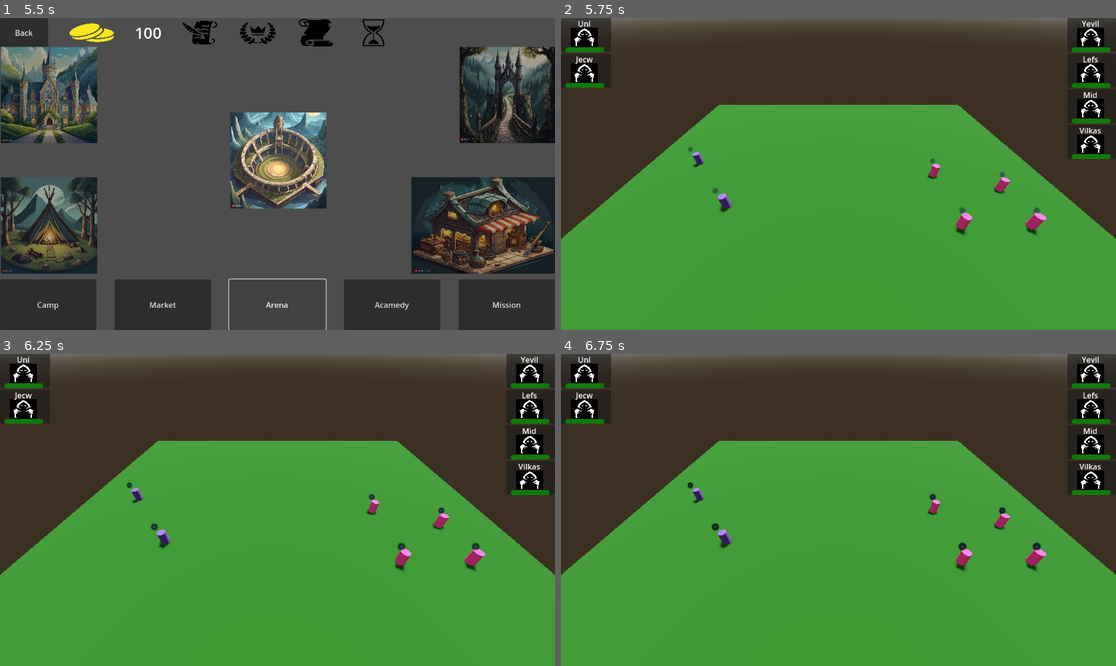
Above: before the commit, frames 1-4 (two rows, left to right).
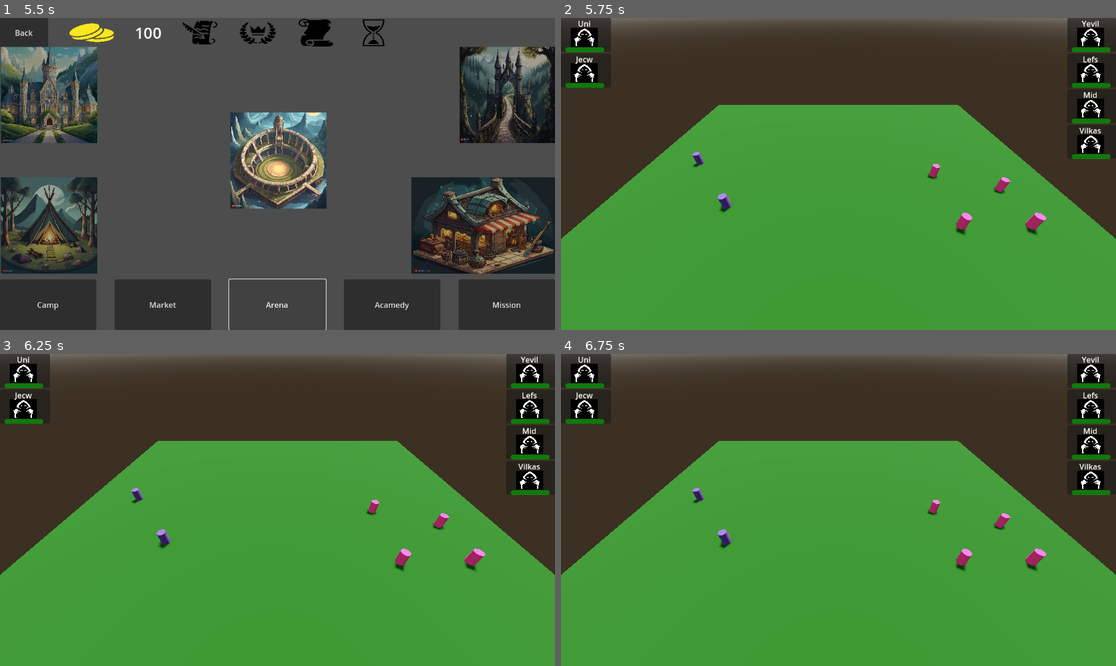
Above: after the commit, the same moments.

Repository: ualisars/ManagementPrototype
Game: Godot game, scene res://Interface/General/player_interface.tscn
Same seed, same stepped clock (60 frames per second), same inputs: the game is played once before the commit and once after it.
Inputs (mouse positions are in pixels of both pictures, inside the frame that each line leads up to):
- Up to frame 1 (5.5 s): click "Camp" at 0.5 s; move the mouse to (61, 117) at 1.27 s; press the mouse at (61, 117) at 1.28 s; tap Enter at 2 s; move the mouse to (255, 33) at 2.02 s; release the mouse at (255, 33) at 2.03 s; click (255, 33) at 2.1 s; click "Back" at 2.75 s; click "Back" at 3.5 s; click "Market" at 4.25 s; click "Arena" at 5 s
- Up to frame 2 (5.75 s): no input
- Up to frame 3 (6.25 s): move the mouse to (333, 441) at 5.77 s; press the mouse at (333, 441) at 5.78 s
- Up to frame 4 (6.75 s): tap Space at 6.5 s; move the mouse to (810, 572) at 6.52 s; release the mouse at (810, 572) at 6.53 s; click (810, 572) at 6.6 s

Frame 1 is identical in both runs. In frame 2, less than 0.1% of the frame differs, in the area x 22-87%, y 41-63%; in frame 3, 0.1%; in frame 4, 0.2%, in the area x 22-87%, y 40-64%.

Commit message:
add spell3D

Diff:
--- a/Characters/character.gd
+++ b/Characters/character.gd
@@ -13,6 +13,7 @@
 var id: int
 var is_belongs_to_player: bool
 var cast_time: float
+var concentration: int
 
 var is_wounded: bool = false
 
@@ -35,6 +36,7 @@
 	attack = characteristics.attack
 	defense = characteristics.defense
 	health = characteristics.health
+	concentration = characteristics.concentration
 	character_name = characteristics.character_name
 	cast_speed = characteristics.cast_speed
 	is_player_controlled = player_controlled
@@ -45,7 +47,7 @@
 func _ready() -> void:
 	Messenger.FIGHT_STARTED.connect(on_fight_started)
 
-	Messenger.CHARACTER_ATTACKED.connect(on_character_attacked)
+	Messenger.SPELL_EFFECT_APPLIED.connect(on_spell_effect_applied)
 
 	var material: StandardMaterial3D = StandardMaterial3D.new()
 
@@ -81,6 +83,33 @@
 
 		characteristics.add_defeated_enemy()
 
+func decrease_concentration(
+	owner_character: Character3D,
+	target_character: Character3D,
+	spell: CharacterSpell
+) -> void:
+	if target_character.id != id:
+		return
+	print("concentration descreased for " + target_character.character_name)
+	print(" from " + str(target_character.concentration))
+	concentration -= owner_character.attack
+	print(" to " + str(target_character.concentration))
+
+
+func on_spell_effect_applied(
+	owner_character: Character3D,
+	target_character: Character3D,
+	spell: CharacterSpell
+) -> void:
+	if target_character.id != id:
+		return
+
+	match spell.effect:
+		SpellEffects.Effects.DAMAGE:
+			on_character_attacked(owner_character, target_character)
+		SpellEffects.Effects.DECREASE_CONCENTRATION:
+			decrease_concentration(owner_character, target_character, spell)
+
 
 func disable_unit() -> void:
 	disabled = true
@@ -90,14 +119,19 @@
 	body.rotate_z(90.0)
 
 func cast_spell(enemy: Node3D):
-	var spell: CharacterSpell = characteristics.learnt_spells[0]
+	var spell: CharacterSpell = characteristics.choose_spell()
 	var spell_particle = spell.spell_particle.instantiate()
+
 	add_child(spell_particle)
+
 	spell_particle.owner_character = self
 	spell_particle.enemy_id = enemy.id
+	spell_particle.target_character = enemy
 	spell_particle.global_position = global_position + Vector3(0, 1.2, 0)
 	spell_particle.damage = attack
 	spell_particle.direction = global_position.direction_to(enemy.global_position)
+	spell_particle.spell = spell
+	spell_particle.cast_speed = cast_speed
 
 func calculate_cast_time(cast_speed: int) -> float:
 	var maximum_cast_time: float = 5.0
--- a/Characters/character.tscn
+++ b/Characters/character.tscn
@@ -1,7 +1,6 @@
-[gd_scene load_steps=6 format=3 uid="uid://bhgcgbcjowf80"]
+[gd_scene load_steps=5 format=3 uid="uid://bhgcgbcjowf80"]
 
 [ext_resource type="Script" path="res://Characters/character.gd" id="1_gnmmy"]
-[ext_resource type="PackedScene" uid="uid://cy5myjp0j0tf" path="res://World/distraction_spell_cast.tscn" id="2_c6ntv"]
 
 [sub_resource type="StandardMaterial3D" id="StandardMaterial3D_445sv"]
 
@@ -23,7 +22,4 @@
 transform = Transform3D(1, 0, 0, 0, 1, 0, 0, 0, 1, 0, 1.22667, 0)
 shape = SubResource("CylinderShape3D_wj0yu")
 
-[node name="DistractionSpellCast" parent="." instance=ExtResource("2_c6ntv")]
-transform = Transform3D(1, 0, 0, 0, 1, 0, 0, 0, 1, 1.38111, 1.05359, -0.234786)
-
 [connection signal="timeout" from="Timer" to="." method="_on_timer_timeout"]
--- a/Characters/character_spell.gd
+++ b/Characters/character_spell.gd
@@ -4,7 +4,7 @@
 
 var spell_name: String
 var description: String
-var effects: SpellEffects.Effects
+var effect: SpellEffects.Effects
 var magic_school: String
 var spell_texture: Texture2D
 var spell_particle: PackedScene
@@ -13,13 +13,13 @@
 	_spell_name: String,
 	_magic_school: String,
 	_description: String,
-	_effects: SpellEffects.Effects,
+	_effect: SpellEffects.Effects,
 	_spell_texture: Texture2D
 ) -> void:
 	spell_name = _spell_name
 	description = _description
 	magic_school = _magic_school
-	effects = _effects
+	effect = _effect
 	spell_texture = _spell_texture
 
 
--- a/Characters/characteristic.gd
+++ b/Characters/characteristic.gd
@@ -81,4 +81,8 @@
 		Spells.init_spells()
 
 	var fireball: CharacterSpell = Spells.get_spell_by_name("fireball")
+
 	learn_spell(fireball)
+
+func choose_spell() -> CharacterSpell:
+	return learnt_spells.pick_random()
--- /dev/null
+++ b/Spells/spell_3d.gd
@@ -0,0 +1,26 @@
+extends Node3D
+
+class_name Spell3D
+
+var owner_character: Character3D
+var enemy_id: int
+var speed: int = 6
+var target_position: Vector3
+var direction: Vector3
+var damage: int
+var cast_speed: float
+var spell: CharacterSpell
+var target_character: Character3D
+
+
+func _process(delta):
+	if owner_character.is_wounded:
+		queue_free()
+
+
+func apply_spell_effect(enemy_character: Character3D):
+	Messenger.SPELL_EFFECT_APPLIED.emit(
+		owner_character,
+		enemy_character,
+		spell
+	)
--- /dev/null
+++ b/Spells/spell_3d.tscn
@@ -0,0 +1,6 @@
+[gd_scene load_steps=2 format=3 uid="uid://d3eecsxo8yn62"]
+
+[ext_resource type="Script" path="res://Spells/spell_3d.gd" id="1_471ma"]
+
+[node name="Spell3D" type="Node3D"]
+script = ExtResource("1_471ma")
--- a/SpellsShaders/distraction_spell_cast.gd
+++ b/SpellsShaders/distraction_spell_cast.gd
@@ -1,18 +1,16 @@
-extends Node3D
+extends Spell3D
 
 @onready var distraction_spell_cast_particle = $DistractionSpellCastParticle
 
-var owner_character: Character3D
 var transition_amount
 
 var elapsed_time: float = 0.0
-var cast_speed: float = 4.0
 
 var material: ShaderMaterial
 
 func _ready():
 	material = distraction_spell_cast_particle.material_override
-	material.set_shader_parameter("TransitionAmount", 0.8)
+	material.set_shader_parameter("TransitionAmount", 0.0)
 
 func _process(delta):
 	elapsed_time += delta
@@ -22,6 +20,7 @@
 	transition_amount = min(transition_amount, 1.0)
 
 	if transition_amount >= 1.0:
-		set_process(false)
+		Messenger.SPELL_EFFECT_APPLIED.emit(owner_character, target_character, spell)
+		queue_free()
 
 	material.set_shader_parameter("TransitionAmount", transition_amount)
--- a/VFX/fireball_particle.gd
+++ b/VFX/fireball_particle.gd
@@ -1,11 +1,5 @@
-extends Node3D
+extends Spell3D
 
-var owner_character: Character3D
-var enemy_id: int
-var speed: int = 6
-var target_position: Vector3
-var direction: Vector3
-var damage: int
 
 func _ready() -> void:
 	connect("area_entered", on_area_entered)
@@ -13,6 +7,7 @@
 func on_area_entered(body: Node3D):
 	if "id" in body and body.id == enemy_id:
 		Messenger.CHARACTER_ATTACKED.emit(owner_character, body)
+		Messenger.SPELL_EFFECT_APPLIED.emit(owner_character, body, spell)
 		queue_free()
 
 func _physics_process(delta: float) -> void:
--- a/World/Messenger.gd
+++ b/World/Messenger.gd
@@ -55,3 +55,9 @@
 	characteristics: Characterictic,
 	update_characteristics_object: UpdateCharacteristicsObject
 )
+
+signal SPELL_EFFECT_APPLIED(
+	owner_character: Character3D,
+	target_character: Character3D,
+	spell: CharacterSpell
+)
--- a/World/spells.gd
+++ b/World/spells.gd
@@ -14,6 +14,7 @@
 var selestial_support: CharacterSpell = CharacterSpell.new()
 
 @export var fireball_particle: PackedScene
+@export var distraction_particle: PackedScene
 
 var spells: Dictionary = {}
 
@@ -53,6 +54,9 @@
 		SpellEffects.Effects.DECREASE_CONCENTRATION,
 		UiCommon.distraction_spell_texture
 	)
+
+	distraction.add_spell_particle(distraction_particle)
+
 
 	spells["distraction"] = distraction
 
--- a/World/spells.tscn
+++ b/World/spells.tscn
@@ -1,8 +1,10 @@
-[gd_scene load_steps=3 format=3 uid="uid://bayhff8qa00d6"]
+[gd_scene load_steps=4 format=3 uid="uid://bayhff8qa00d6"]
 
 [ext_resource type="Script" path="res://World/spells.gd" id="1_rmlog"]
 [ext_resource type="PackedScene" uid="uid://d04dm3d1nnk1c" path="res://VFX/fireball_particle.tscn" id="2_5urtq"]
+[ext_resource type="PackedScene" uid="uid://cy5myjp0j0tf" path="res://SpellsShaders/distraction_spell_cast.tscn" id="3_7xf86"]
 
 [node name="Spells" type="Node"]
 script = ExtResource("1_rmlog")
 fireball_particle = ExtResource("2_5urtq")
+distraction_particle = ExtResource("3_7xf86")
Not shown: 2 places in SpellsShaders/distraction_spell_cast.tscn that only renumber resources
